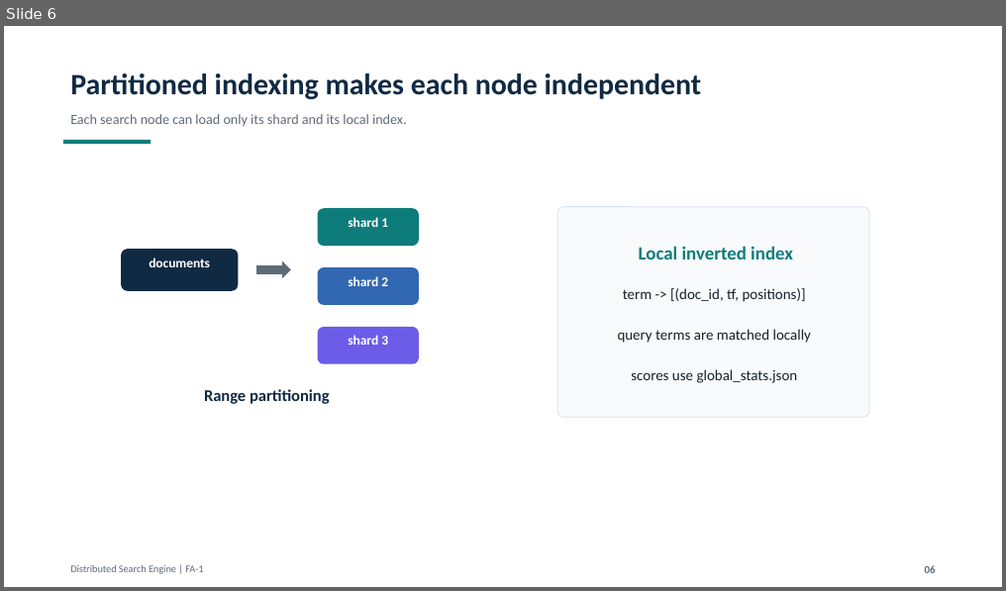
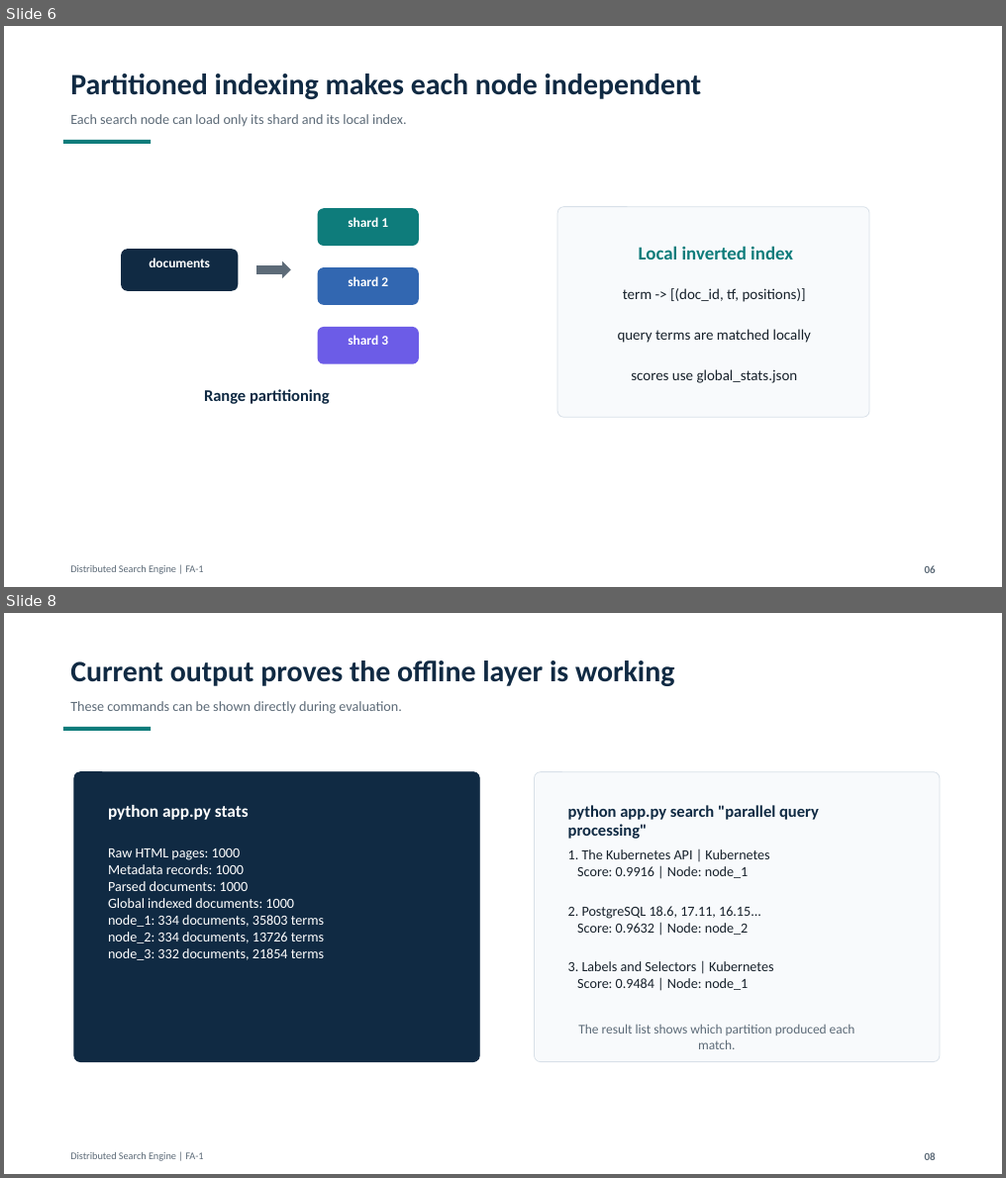
Before and after one commit to parth-darandale/ds-mini-project, a slide deck: Distributed_Search_Engine_FA1_Technical_Presentation.pptx. Shown one above the other, each under a label of ours: slide 6 before the commit, slides 6 and 8 after it; the slides between them are not shown. The pictures are 1006x591 and 1006x1178 pixels, drawn with LibreOffice and Linux fonts; fonts in the diff are those of the drawing. Boxes give left, top, right and bottom in pixels: in the first picture for what was removed or moved away, otherwise in the second. Text is boxed around its words. In the diff, an @@ line names an element or a change of style, - is before the commit and + after.

Commit message:
Add code and output evidence to technical deck

```diff
--- a/Distributed_Search_Engine_FA1_Technical_Presentation.pptx
+++ b/Distributed_Search_Engine_FA1_Technical_Presentation.pptx
@@ slide 8 added at (x1=4, y1=613, x2=1002, y2=1174), background #FFFFFF @@
@@ text added at (x1=70, y1=661, x2=675, y2=686), 28.5 pt, text #102A43, bold @@
+Current output proves the offline layer is working
@@ text added at (x1=70, y1=701, x2=401, y2=714), 13.5 pt, text #5D6B78 @@
+These commands can be shown directly during evaluation.
@@ rectangle added at (x1=63, y1=727, x2=151, y2=731), fill #0E7C7B @@
@@ rounded rectangle added at (x1=74, y1=771, x2=480, y2=1062), fill #102A43, outline #102A43 0.75 pt @@
@@ rounded rectangle added at (x1=534, y1=771, x2=940, y2=1062), fill #F8FAFC, outline #D8E0E8 0.75 pt @@
@@ text added at (x1=108, y1=805, x2=249, y2=820), 16.5 pt, text #FFFFFF, bold @@
+python app.py stats
@@ text added at (x1=568, y1=805, x2=819, y2=839), 15.8 pt, text #102A43, bold @@
+python app.py search "parallel query processing"
@@ text added at (x1=108, y1=849, x2=324, y2=960), 13.5 pt, text #FFFFFF @@
+Raw HTML pages: 1000
+Metadata records: 1000
+Parsed documents: 1000
+Global indexed documents: 1000
+node_1: 334 documents, 35803 terms
+node_2: 334 documents, 13726 terms
+node_3: 332 documents, 21854 terms
@@ text added at (x1=568, y1=850, x2=773, y2=990), 13.5 pt, text #17212B @@
+1. The Kubernetes API | Kubernetes
+Score: 0.9916 | Node: node_1
+2. PostgreSQL 18.6, 17.11, 16.15...
+Score: 0.9632 | Node: node_2
+3. Labels and Selectors | Kubernetes
+Score: 0.9484 | Node: node_1
@@ text added at (x1=578, y1=1024, x2=855, y2=1050), 12.8 pt, text #5D6B78 @@
+The result list shows which partition produced each match.
@@ text added at (x1=70, y1=1153, x2=203, y2=1161), 9.8 pt, text #5D6B78 @@
+Distributed Search Engine | FA-1
@@ text added at (x1=925, y1=1153, x2=936, y2=1160), 10.5 pt, text #5D6B78, bold @@
+08
```
Also in this commit, not shown: 7 slides changed, 1 other slide added, 1 other file.
